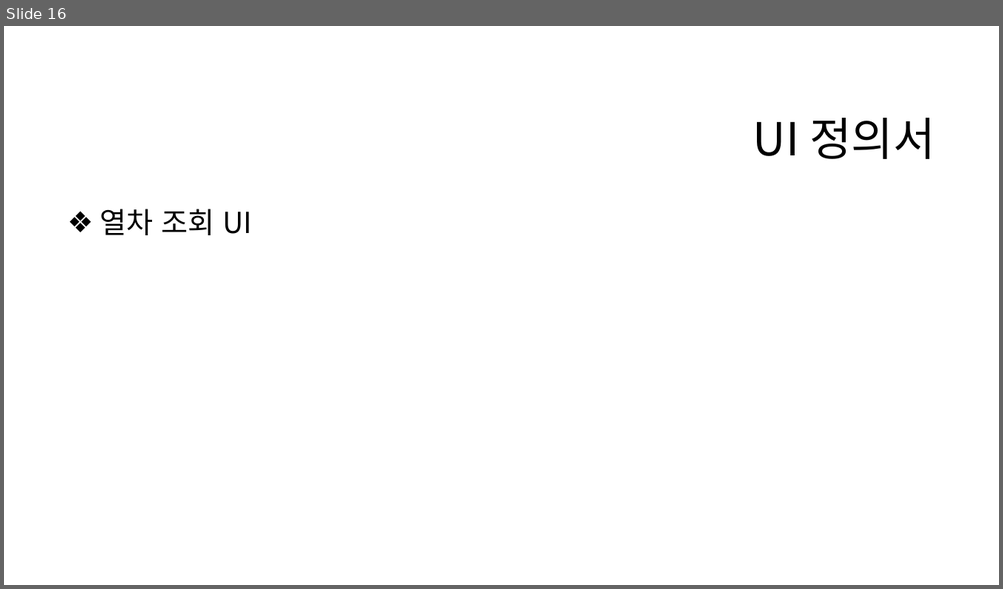
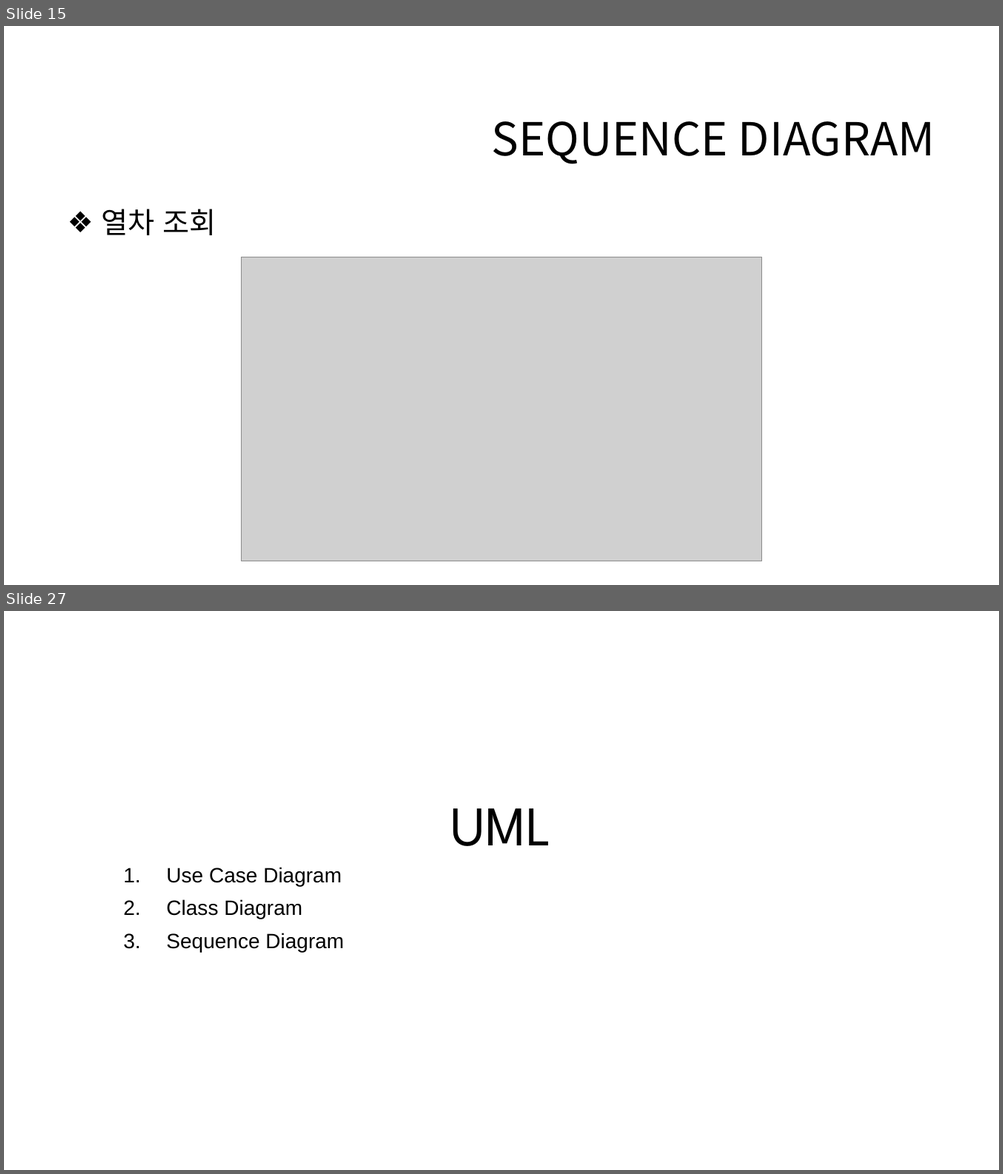
Before and after one commit to eeeeyeot/JAVATrainTicketing, a slide deck: 작업한 내용/기차 예매 프로그램 최종 발표.pptx. Shown one above the other, each under a label of ours: slide 16 before the commit, slides 15 and 27 after it; the slides between them are not shown. The pictures are 1003x589 and 1003x1174 pixels, drawn with LibreOffice and Linux fonts; fonts in the diff are those of the drawing; grey boxes stand for pictures; background and template pictures are left out. Boxes give left, top, right and bottom in pixels: in the first picture for what was removed or moved away, otherwise in the second. Text is boxed around its words. In the diff, an @@ line names an element or a change of style, - is before the commit and + after.

```diff
--- a/작업한 내용/기차 예매 프로그램 최종 발표.pptx
+++ b/작업한 내용/기차 예매 프로그램 최종 발표.pptx
@@ slide 27 added at [4,611,999,1170], background #FFFFFF @@
@@ title added at [451,809,552,846], 54 pt, text #000000 @@
+UML
@@ subtitle added at [166,867,344,952], 20 pt, text #000000 @@
+1. Use Case Diagram
+2. Class Diagram
+3. Sequence Diagram
@@ what was slide 16 is now slide 15 @@
@@ slide 15 changed as well @@
@@ title at [491,121,935,164]: text changed @@
-UI 정의서
+SEQUENCE DIAGRAM
@@ text at [102,209,216,235]: text changed @@
-❖ 열차 조회 UI
+❖ 열차 조회
@@ picture added at [242,258,762,562] @@
```
Also in this commit, not shown: 8 other slides changed, 11 other slides added, 3 slides removed, 19 other files.
